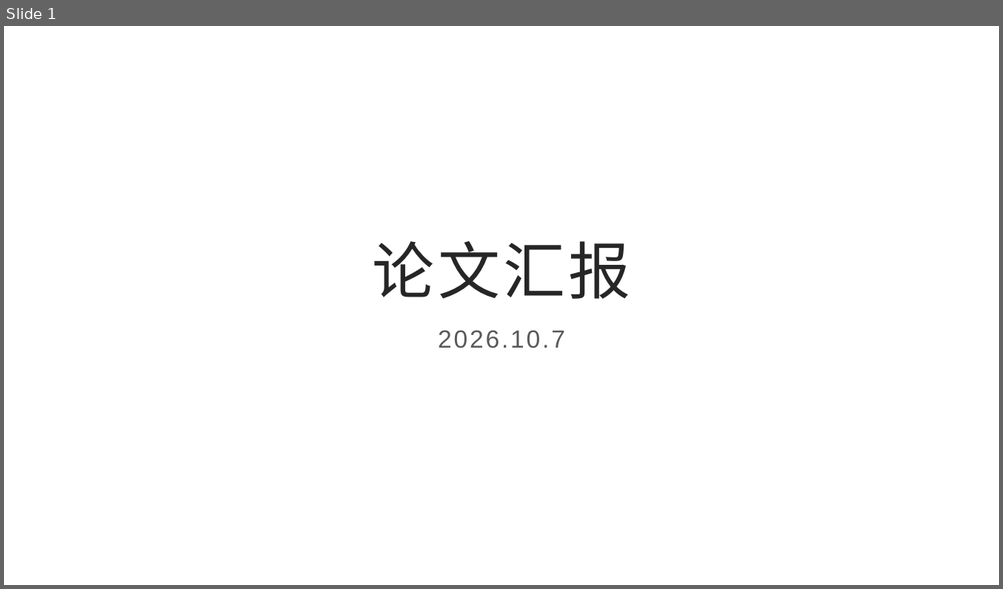
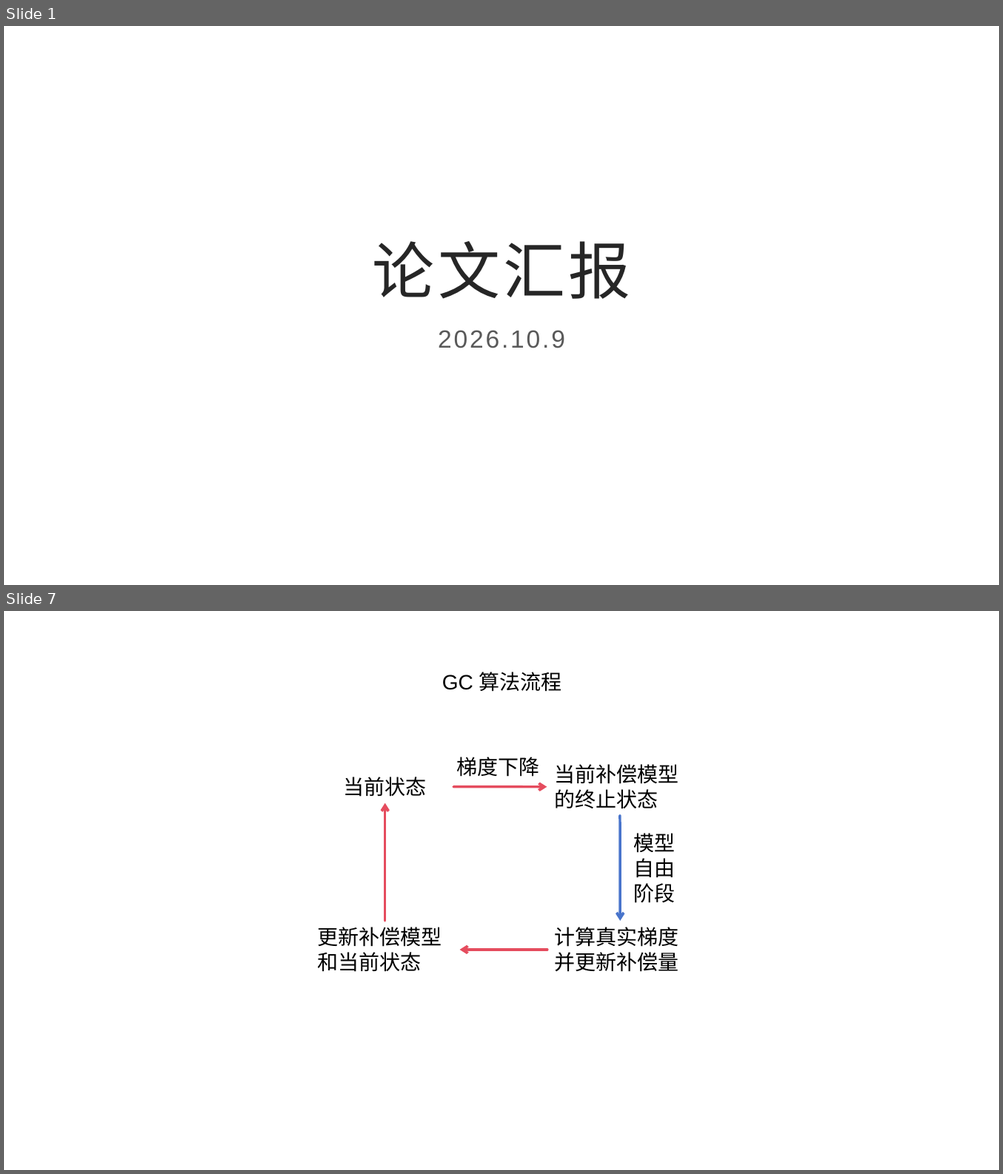
Before and after one commit to poembelief4/note, a slide deck: 李岩松/论文汇报.pptx. Shown one above the other, each under a label of ours: slide 1 before the commit, slides 1 and 7 after it; the slides between them are not shown. The pictures are 1003x589 and 1003x1174 pixels, drawn with LibreOffice and Linux fonts; fonts in the diff are those of the drawing. Boxes give left, top, right and bottom in pixels: in the first picture for what was removed or moved away, otherwise in the second. Text is boxed around its words. In the diff, an @@ line names an element or a change of style, - is before the commit and + after.

```diff
--- a/李岩松/论文汇报.pptx
+++ b/李岩松/论文汇报.pptx
@@ slide 7 added at <box>4,611,999,1170</box>, background #FFFFFF @@
@@ text added at <box>442,672,562,692</box>, 20 pt, text #000000 @@
+GC 算法流程
@@ text added at <box>456,757,539,777</box>, 20 pt, text #000000 @@
+梯度下降
@@ text added at <box>554,764,678,809</box>, 20 pt, text #000000 @@
+当前补偿模型
+的终止状态
@@ text added at <box>344,777,427,797</box>, 20 pt, text #000000 @@
+当前状态
@@ arrow added from (453, 787) to (547, 787), #E54C5E 2.5 pt @@
@@ arrow added from (385, 921) to (385, 803), #E54C5E 2.5 pt @@
@@ arrow added from (620, 816) to (620, 921), #4874CB 2.5 pt @@
@@ text added at <box>633,833,674,903</box>, 20 pt, text #000000 @@
+模型自由阶段
@@ text added at <box>318,927,442,972</box>, 20 pt, text #000000 @@
+更新补偿模型
+和当前状态
@@ text added at <box>555,927,679,972</box>, 20 pt, text #000000 @@
+计算真实梯度
+并更新补偿量
@@ arrow added from (547, 950) to (460, 950), #E54C5E 2.5 pt @@
@@ slide 1 changed as well @@
@@ subtitle at <box>438,330,565,349</box>: text changed @@
-2026.10.7
+2026.10.9
```
Also in this commit, not shown: 1 other slide changed, 15 other slides added, 49 other files.
